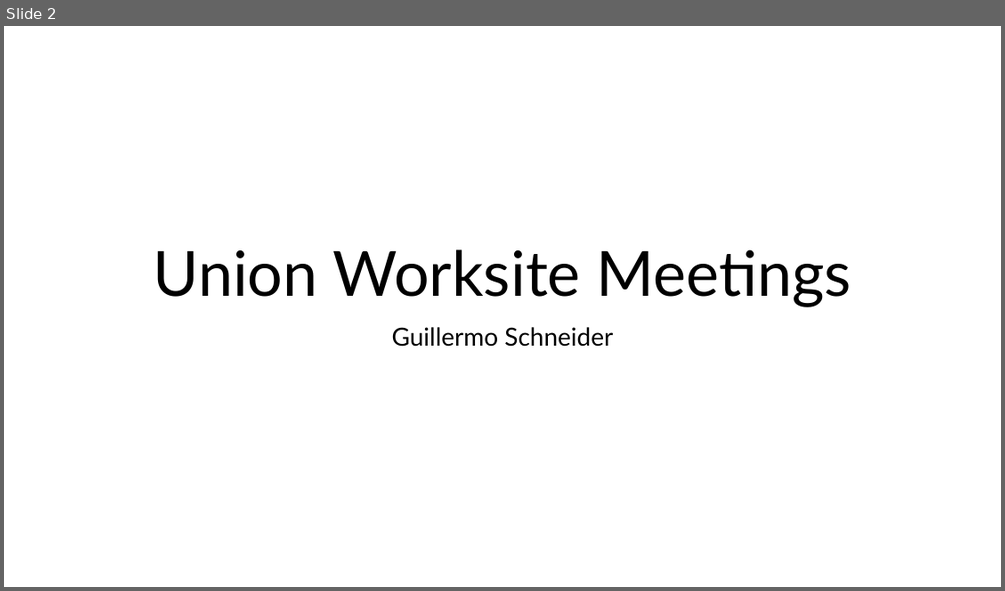
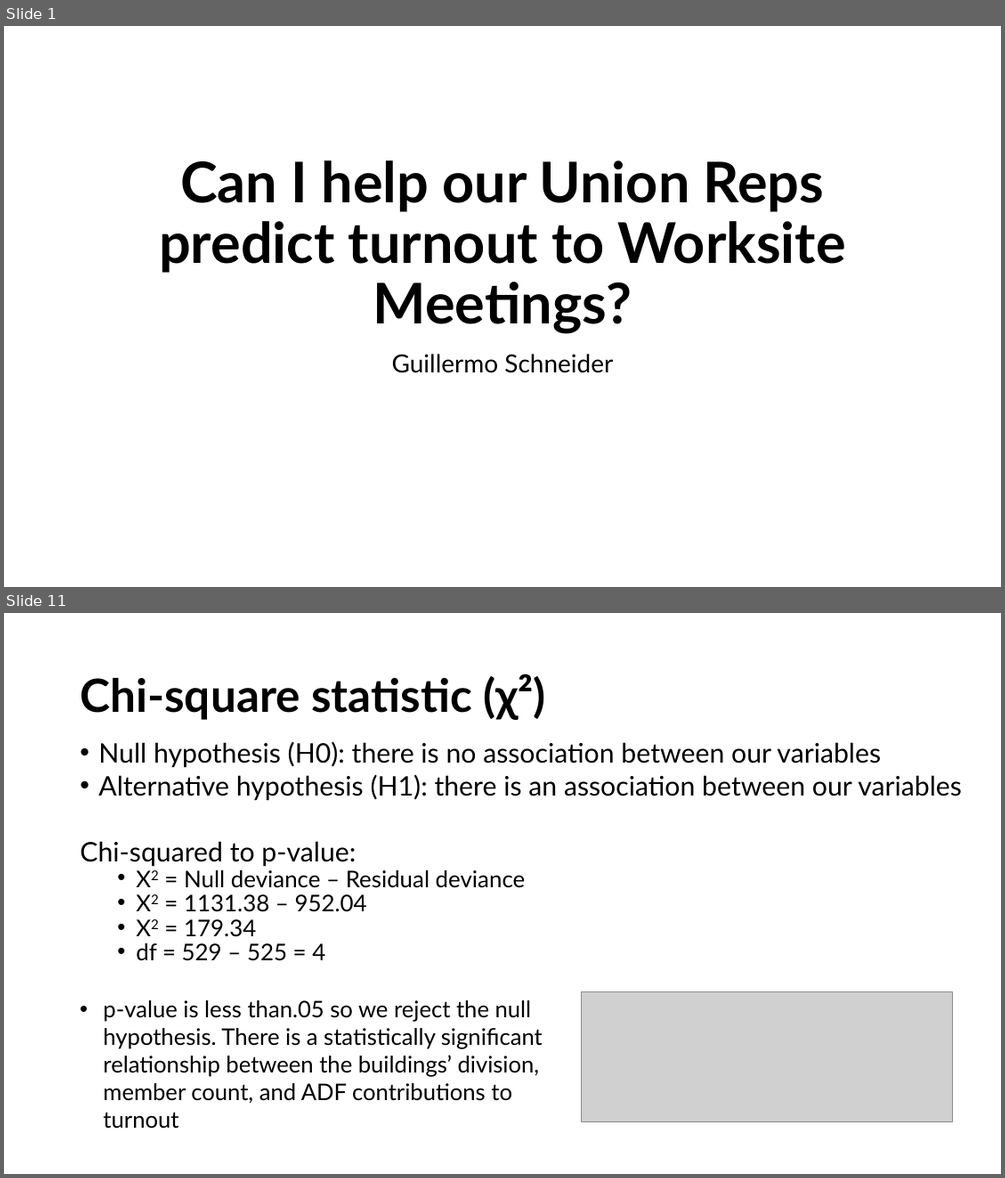
Before and after one commit to GuillermoCharlesSchneider/DATA-606, a slide deck: Project/FinalProjectPresentation.pptx. Shown one above the other, each under a label of ours: slide 2 before the commit, slides 1 and 11 after it; the slides between them are not shown. The pictures are 1005x591 and 1005x1178 pixels, drawn with LibreOffice and Linux fonts; fonts in the diff are those of the drawing; grey boxes stand for pictures. Boxes give left, top, right and bottom in pixels: in the first picture for what was removed or moved away, otherwise in the second. Text is boxed around its words. In the diff, an @@ line names an element or a change of style, - is before the commit and + after.

```diff
--- a/Project/FinalProjectPresentation.pptx
+++ b/Project/FinalProjectPresentation.pptx
@@ slide 11 added at (4, 613, 1001, 1174), background #FFFFFF @@
@@ title added at (80, 674, 546, 720), 44 pt, text #000000, bold @@
+Chi-square statistic (χ²)
@@ text added at (80, 741, 962, 961), 25.9 pt, text #000000 @@
+• Null hypothesis (H0): there is no association between our variables
+• Alternative hypothesis (H1): there is an association between our variables
+Chi-squared to p-value:
+  • X2 = Null deviance – Residual deviance
+  • X2 = 1131.38 – 952.04
+  • X2 = 179.34
+  • df = 529 – 525 = 4
@@ text added at (103, 1000, 542, 1128), 22 pt, text #000000 @@
+• p-value is less than.05 so we reject the null hypothesis. There is a statistically significant relationship between the buildings’ division, member count, and ADF contributions to turnout
@@ picture added at (582, 991, 953, 1121) @@
@@ what was slide 2 is now slide 1 @@
@@ slide 1 changed as well @@
@@ title at (159, 160, 846, 334): text changed; size 60 to 54 pt; bold on @@
-Union Worksite Meetings
+Can I help our Union Reps predict turnout to Worksite Meetings?
@@ subtitle "Guillermo Schneider": place and size @@
-subtitle "Guillermo Schneider" at (392, 327, 613, 346)
+subtitle "Guillermo Schneider" at (392, 354, 613, 373)
```
Also in this commit, not shown: 12 other slides added, 6 slides removed, 4 other files.
